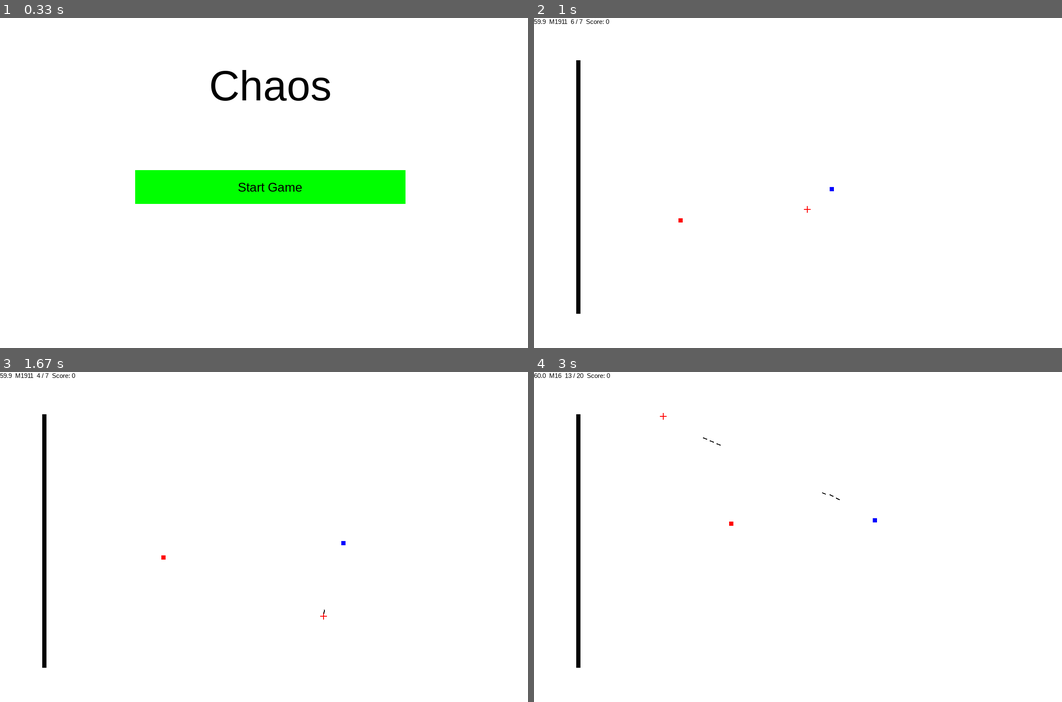
Above: before the commit, frames 1-4 (two rows, left to right).
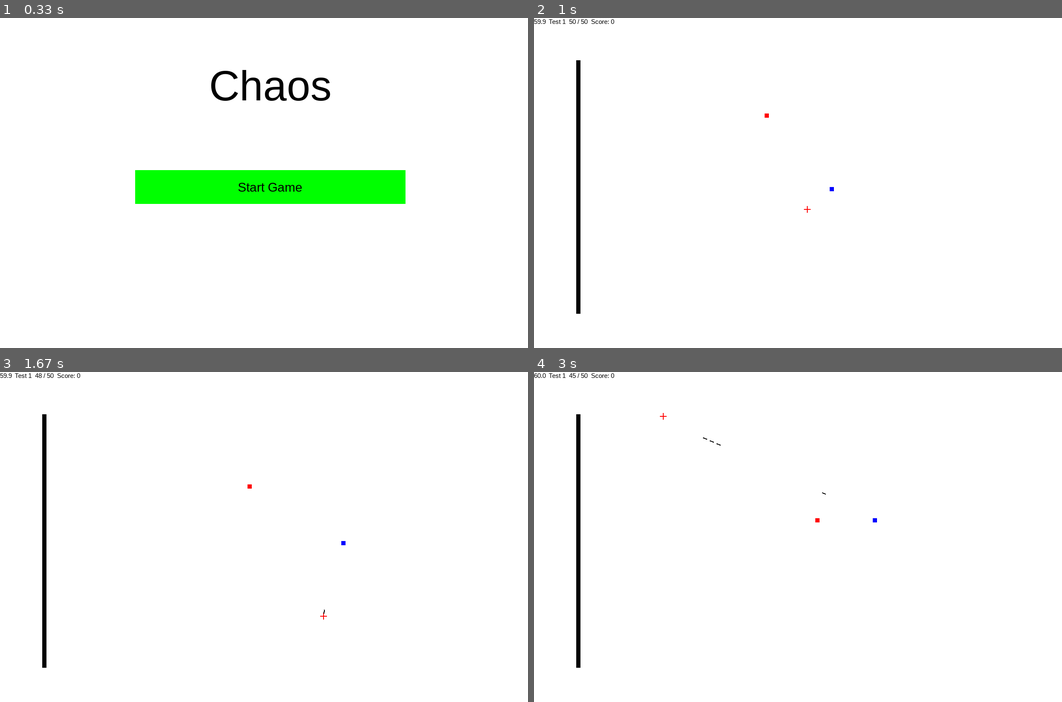
Above: after the commit, the same moments.

Repository: zwang20/Chaos
Game: pygame game, started from chaos.py
Same seed, same stepped clock (60 frames per second), same inputs: the game is played once before the commit and once after it.
Inputs (mouse positions are in pixels of both pictures, inside the frame that each line leads up to):
- Up to frame 1 (0.33 s): no input
- Up to frame 2 (1 s): click (803, 186) at 0.38 s; hold 3 from 0.67 s (still down); hold Right from 0.67 s (still down); move the mouse to (808, 209) at 0.7 s
- Up to frame 3 (1.67 s): release 3 at 1.13 s; release Right at 1.13 s; hold Right 1.17-1.63 s; move the mouse to (322, 616) at 1.2 s; tap Space at 1.23, 1.53 s; tap 3 at 1.32 s
- Up to frame 4 (3 s): hold Up 1.67-1.97 s; move the mouse to (634, 619) at 1.7 s; tap Space at 1.73, 2.07, 2.37, 2.57, 2.87 s; hold Right 2-2.47 s; move the mouse to (1003, 659) at 2.03 s; tap 2 at 2.15 s; hold Left from 2.5 s (still down); move the mouse to (660, 414) at 2.53 s; tap 3 at 2.65 s

Frame 1 is identical in both runs. In frame 2, 0.1% of the frame differs, in the area x 2-45%, y 0-62%; in frame 3, 0.1%; in frame 4, 0.1%, in the area x 2-58%, y 0-47%.

Commit message:
Bug Fixes

Diff:
--- a/chaos.py
+++ b/chaos.py
@@ -119,8 +119,8 @@
         # Screen edge
         if self.rect.y <= 0:
             self.rect.y = 0
-        if self.rect.y + Enemy.height >= display_width:
-            self.rect.y = display_width - Enemy.height
+        if self.rect.y + Enemy.height >= display_height:
+            self.rect.y = display_height - Enemy.height
 
         # Did this update cause us to hit a wall?
         for i in pygame.sprite.spritecollide(self, Block.family, False):
@@ -265,8 +265,8 @@
         # Screen edge
         if self.rect.y <= 0:
             self.rect.y = 0
-        if self.rect.y + Player.height >= display_width:
-            self.rect.y = display_width - Player.height
+        if self.rect.y + Player.height >= display_height:
+            self.rect.y = display_height - Player.height
 
         # Did this update cause us to hit a wall?
         for i in pygame.sprite.spritecollide(self, Block.family, False):
@@ -349,8 +349,8 @@
 
 
 def smart_spawn():
-    Enemy(random.randint(1, display_width - Enemy.height - 1),
-          random.randint(1, display_width - Enemy.width - 1))
+    Enemy(random.randint(1, display_width - Enemy.width - 1),
+          random.randint(1, display_height - Enemy.height - 1))
 
 
 def get_input():
@@ -404,8 +404,9 @@
 
     # weapons
     weapons = {
-    0: {'name': 'M1911', 'max_ammo': 7,  'cooldown_time': 10, 'burst': False, 'burst_count': 1, 'burst_time': 0, 'reload_time': 60 , 'ammo' : 7 , 'sound': pistol_sound},
-    1: {'name': 'M16'  , 'max_ammo': 20, 'cooldown_time': 8,  'burst': True,  'burst_count': 2, 'burst_time': 2, 'reload_time': 180, 'ammo' : 20, 'sound': rifle_sound }
+    0: {'name': 'M1911',  'max_ammo': 7,  'cooldown_time': 10, 'burst': False, 'burst_count': 1, 'burst_time': 0, 'reload_time': 60 , 'ammo' : 7 , 'sound': pistol_sound},
+    1: {'name': 'M16'  ,  'max_ammo': 20, 'cooldown_time': 8,  'burst': True,  'burst_count': 2, 'burst_time': 2, 'reload_time': 180, 'ammo' : 20, 'sound': rifle_sound },
+    2: {'name': 'Test 1', 'max_ammo': 50, 'cooldown_time': 5,  'burst': False, 'burst_count': 1, 'burst_time': 0, 'reload_time': 180, 'ammo' : 50, 'sound': rifle_sound }
     }
 
     file = open(os.path.join('Assets', 'maps', 'map.map'), 'r')
@@ -476,6 +477,9 @@
 
         if keys[pygame.K_2]:
             player.weapon = 1
+
+        if keys[pygame.K_3]:
+            player.weapon = 2
 
         # Pause
         if keys[pygame.K_p]:
